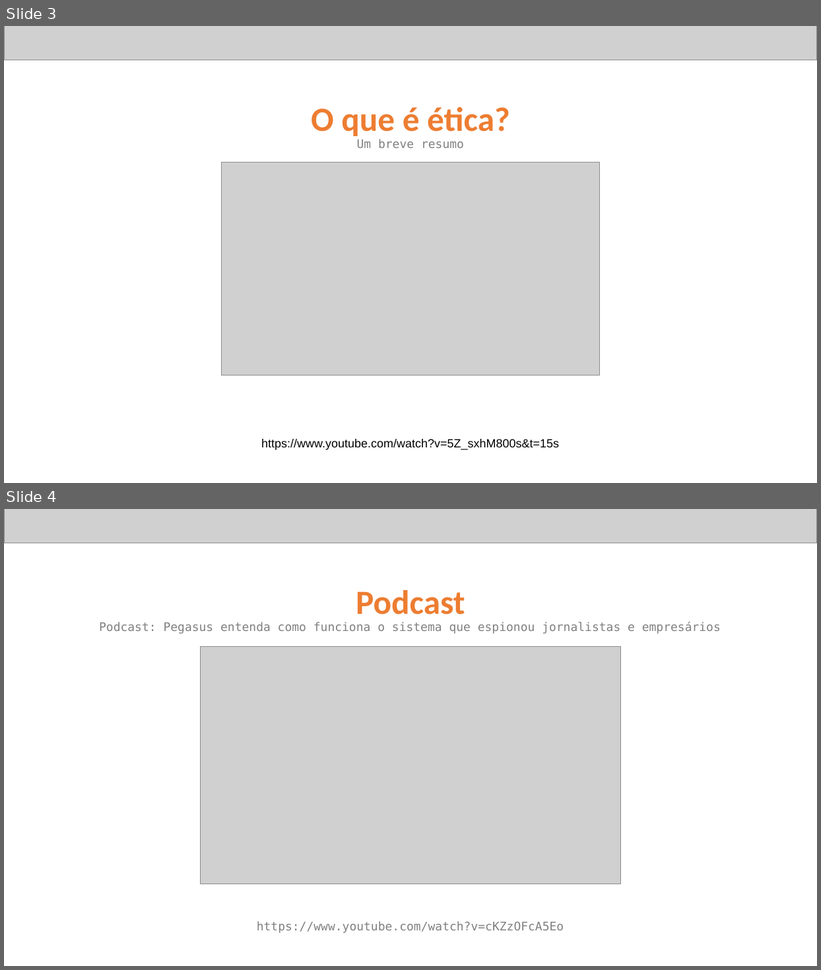
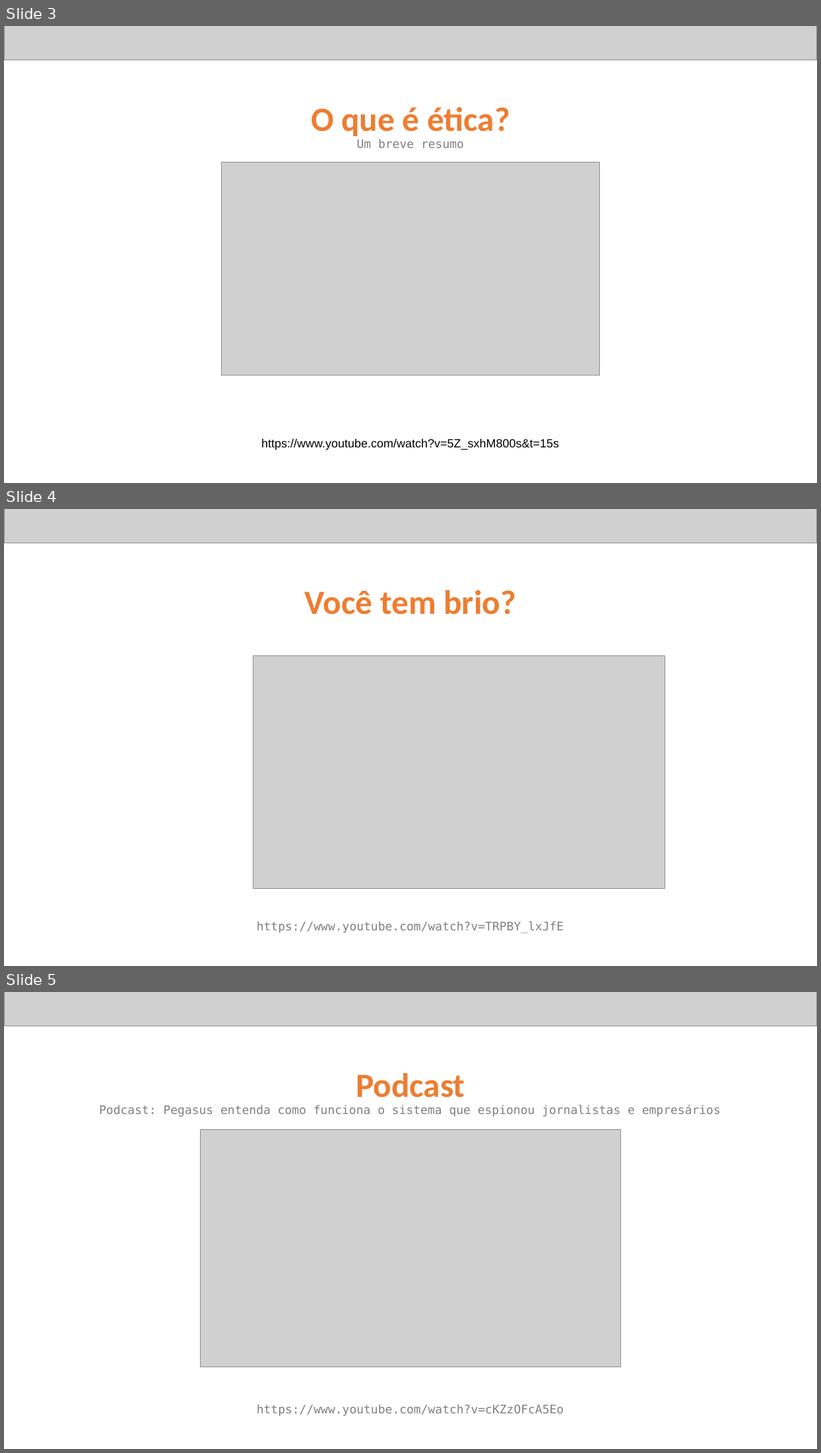
Before and after one commit to andreneves/ETICA, a slide deck: ETICA.pptx. Shown one above the other, each under a label of ours: slides 3 and 4 before the commit, slides 3, 4 and 5 after it. The pictures are 821x970 and 821x1453 pixels, drawn with LibreOffice and Linux fonts; fonts in the diff are those of the drawing; grey boxes stand for pictures. Boxes give left, top, right and bottom in pixels: in the first picture for what was removed or moved away, otherwise in the second. Text is boxed around its words. In the diff, an @@ line names an element or a change of style, - is before the commit and + after.

Commit message:
UP

```diff
--- a/ETICA.pptx
+++ b/ETICA.pptx
@@ slide 4 added at (x1=4, y1=509, x2=817, y2=966), background #FFFFFF @@
@@ picture added at (x1=4, y1=509, x2=817, y2=543) @@
@@ text added at (x1=305, y1=590, x2=516, y2=615), 40 pt, text #ED7D31, bold @@
+Você tem brio?
@@ picture added at (x1=253, y1=656, x2=665, y2=889) @@
@@ text added at (x1=257, y1=921, x2=564, y2=933), 14 pt, text #808080 @@
+https://www.youtube.com/watch?v=TRPBY_lxJfE
@@ what was slide 4 is now slide 5 @@
```
